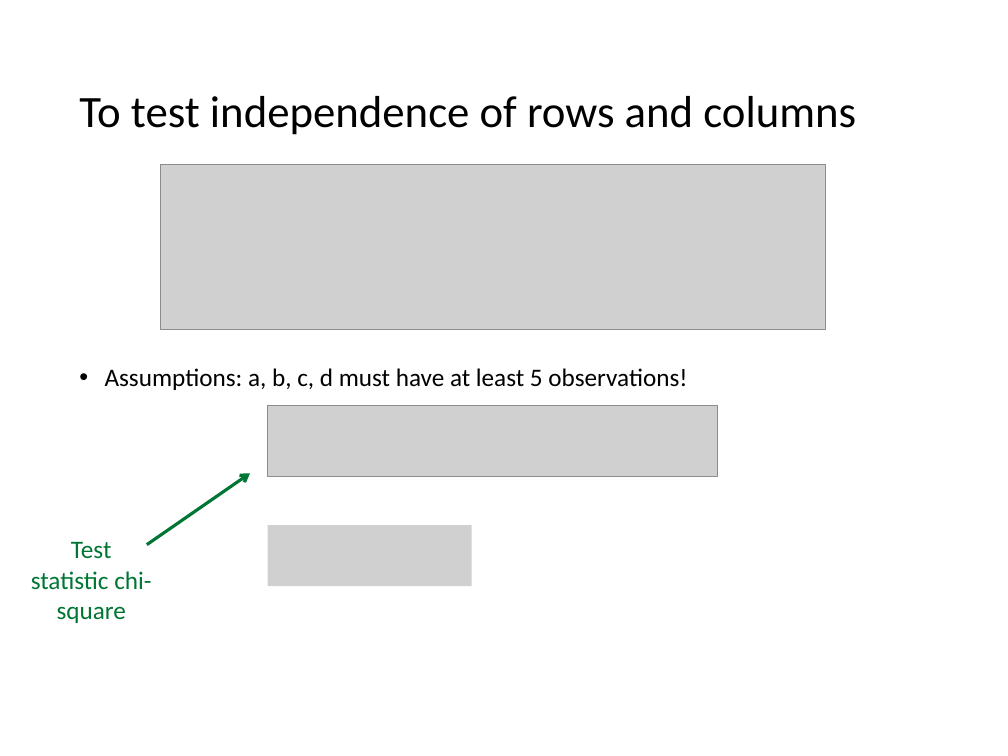
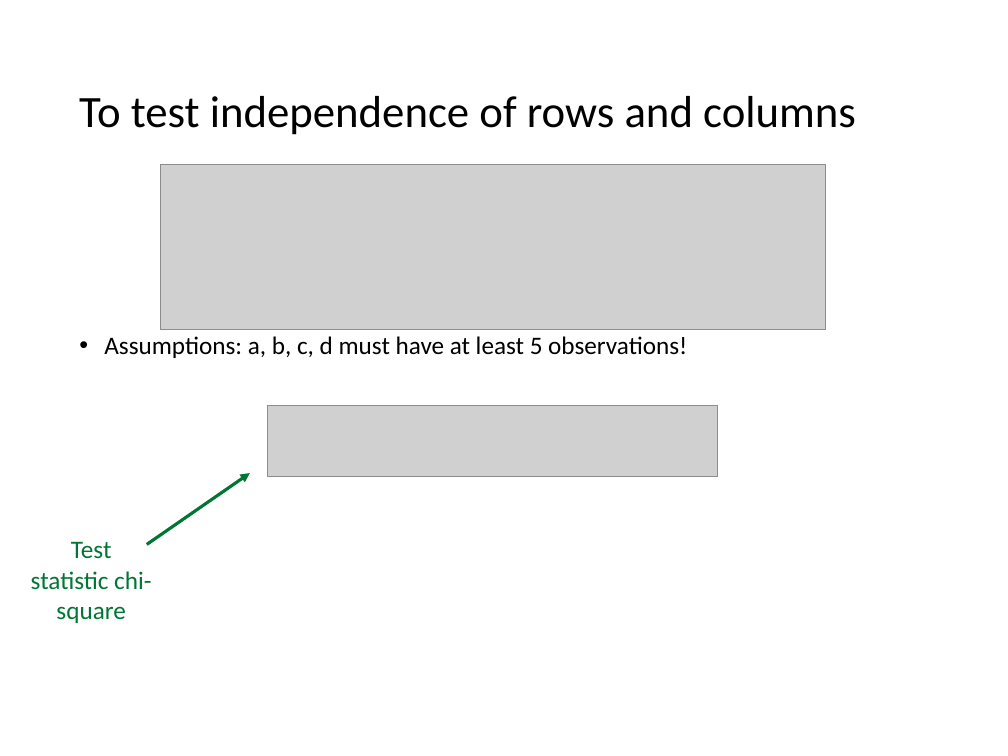
Before and after one commit to mrllynn/DataAnalysisWithR, a slide deck: slide 10 of Lectures/00_Prinscreens_for_Lecture_Slides.pptx. Drawn at 1008x756 pixels with LibreOffice and Linux fonts; fonts in the diff are those of the drawing; grey boxes stand for pictures. Boxes give left, top, right and bottom in pixels: in the first picture for what was removed or moved away, otherwise in the second. Text is boxed around its words. In the diff, an @@ line names an element or a change of style, - is before the commit and + after.

Commit message:
update lecture slides and add printscreen folder "slides_figures" from SPSS booklet (by Sonja)

```diff
--- a/Lectures/00_Prinscreens_for_Lecture_Slides.pptx
+++ b/Lectures/00_Prinscreens_for_Lecture_Slides.pptx
@@ text "Assumptions: a, b, c, d ...": place and size @@
-text "Assumptions: a, b, c, d ..." at bbox=[105, 368, 687, 390]
+text "Assumptions: a, b, c, d ..." at bbox=[104, 336, 687, 358]
@@ picture removed at bbox=[267, 525, 471, 587] @@
```
Also in this commit, not shown: 6 other slides changed, 27 other files.
